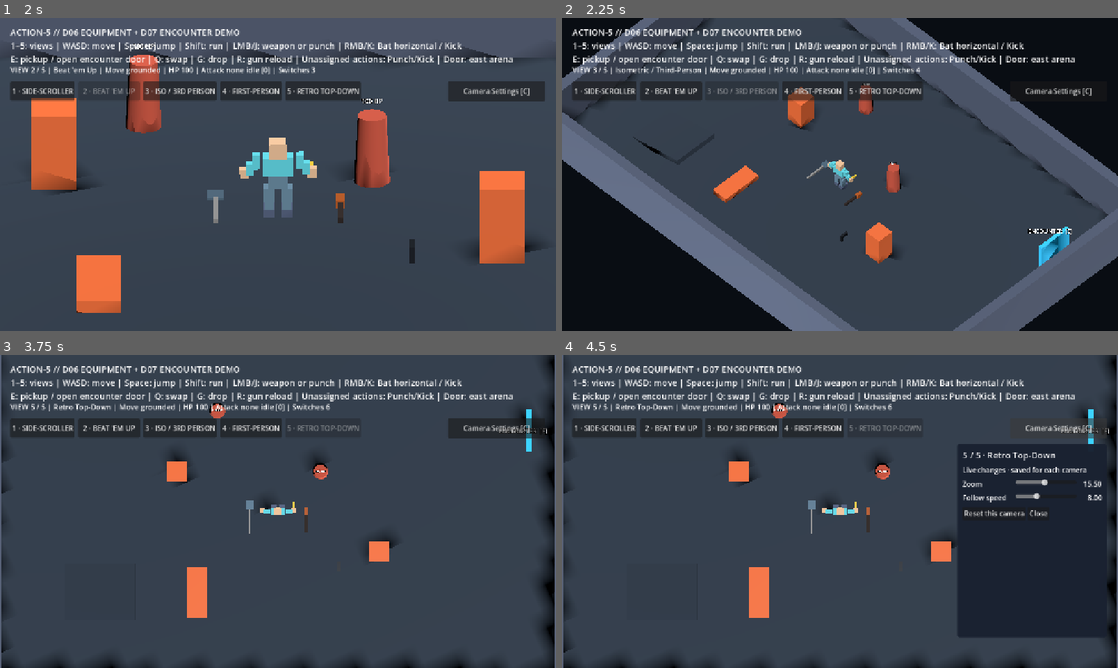
Above: before the commit, frames 1-4 (two rows, left to right).
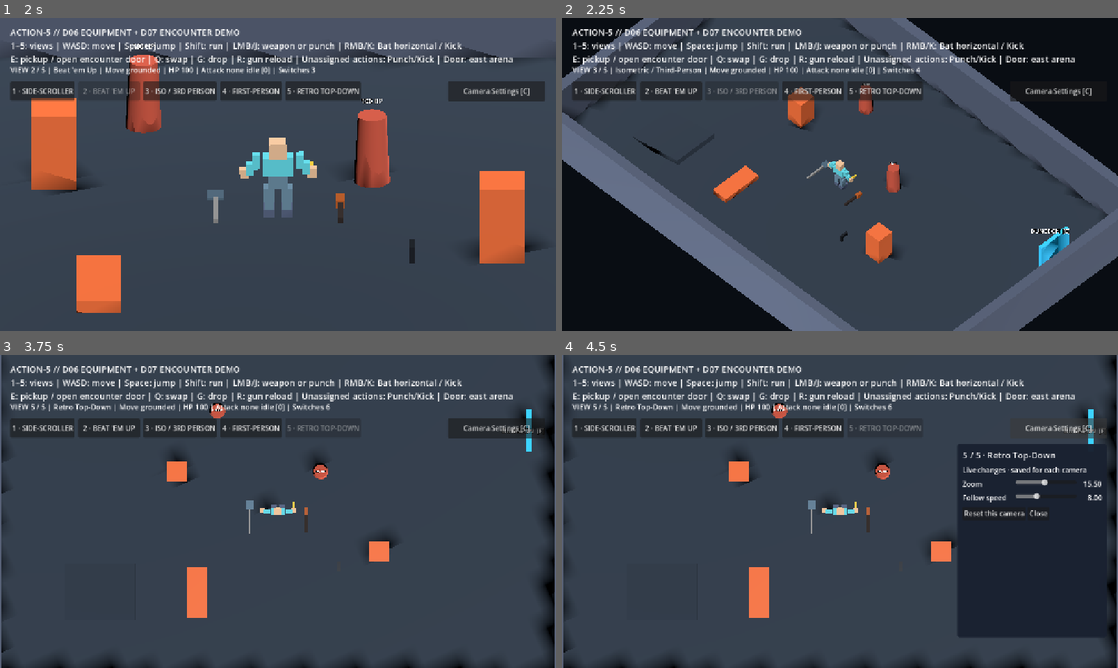
Above: after the commit, the same moments.

Repository: bravado/ACTION-5
Game: Godot game, scene res://demo/main.tscn
Same seed, same stepped clock (60 frames per second), same inputs: the game is played once before the commit and once after it.
Inputs:
- Up to frame 1 (2 s): click "1 · SIDE-SCROLLER" at 0.5 s; click "2 · BEAT 'EM UP" at 1.25 s
- Up to frame 2 (2.25 s): click "3 · ISO / 3RD PERSON" at 2 s
- Up to frame 3 (3.75 s): click "4 · FIRST-PERSON" at 2.75 s; click "5 · RETRO TOP-DOWN" at 3.5 s
- Up to frame 4 (4.5 s): click "Camera Settings [C]" at 4.25 s

Frame 1 is identical in both runs. In frame 2, 0.1% of the frame differs, in the area x 83-92%, y 67-70%; in frame 3, less than 0.1%; in frame 4, less than 0.1%.

Commit message:
feat(d08): keep main and encounter simultaneously loaded with one persistent player and equipment

Diff:
--- a/demo/main.tscn
+++ b/demo/main.tscn
@@ -14,15 +14,14 @@
 
 [ext_resource type="PackedScene" path="res://demo/equipment/gun.tscn" id="12_gun"]
 [ext_resource type="Script" path="res://addons/action5/equipment/weapon_command_input_adapter.gd" id="13_weapon_command"]
-[ext_resource type="Script" path="res://demo/interactions/scene_door.gd" id="14_door"]
-[ext_resource type="PackedScene" path="res://demo/ai/encounter.tscn" id="15_encounter"]
+[ext_resource type="Script" path="res://demo/interactions/world_portal_door.gd" id="14_door"]
+[ext_resource type="PackedScene" path="res://demo/world/encounter_sector.tscn" id="15_encounter"]
 [ext_resource type="Script" path="res://demo/interactions/interact_input.gd" id="16_interaction"]
 [ext_resource type="PackedScene" path="res://demo/ui/death_overlay.tscn" id="17_death"]
-[ext_resource type="Script" path="res://demo/interactions/scene_handoff_receiver.gd" id="18_receiver"]
-
-[ext_resource type="Script" path="res://demo/interactions/world_pickup_state.gd" id="19_world_pickups"]
-
-[ext_resource type="Script" path="res://demo/interactions/scene_visit_state.gd" id="20_scene_state"]
+[ext_resource type="Script" path="res://demo/world/world_session.gd" id="18_session"]
+[ext_resource type="Script" path="res://addons/action5/interactions/interactor.gd" id="19_interactor"]
+[ext_resource type="Script" path="res://demo/interactions/world_pickup.gd" id="20_pickup"]
+[ext_resource type="Script" path="res://demo/interactions/world_switch.gd" id="21_switch"]
 
 [sub_resource type="BoxMesh" id="BoxMesh_floor"]
 size = Vector3(28, 0.4, 18)
@@ -71,6 +70,9 @@
 
 [sub_resource type="BoxShape3D" id="BoxShape3D_step"]
 size = Vector3(1.0, 0.3, 2.5)
+
+[sub_resource type="BoxShape3D" id="DoorShape"]
+size = Vector3(0.24, 2.45, 2.1)
 
 [sub_resource type="BoxMesh" id="DoorMesh"]
 size = Vector3(0.24, 2.45, 2.1)
@@ -196,7 +198,18 @@
 [node name="EncounterDoor" type="Node3D" parent="." groups=["action5_interactable"]]
 position = Vector3(12.4, 0, -4)
 script = ExtResource("14_door")
-destination_scene = ExtResource("15_encounter")
+destination_sector = "encounter"
+
+[node name="Body" type="StaticBody3D" parent="EncounterDoor"]
+
+[node name="CollisionShape3D" type="CollisionShape3D" parent="EncounterDoor/Body"]
+position = Vector3(0, 1.225, 0)
+shape = SubResource("DoorShape")
+
+[node name="NavigationLink3D" type="NavigationLink3D" parent="EncounterDoor"]
+enabled = false
+start_position = Vector3(-1.0, 0, 0)
+end_position = Vector3(1.0, 0, 0)
 
 [node name="DoorMesh" type="MeshInstance3D" parent="EncounterDoor"]
 position = Vector3(0, 1.225, 0)
@@ -205,11 +218,48 @@
 
 [node name="DoorLabel" type="Label3D" parent="EncounterDoor"]
 position = Vector3(-0.28, 2.75, 0)
-text = "ENCOUNTER  [E]"
+text = "DUNGEON  [E]"
 font_size = 44
 pixel_size = 0.007
 billboard = 1
 no_depth_test = true
+
+[node name="EncounterSector" parent="." instance=ExtResource("15_encounter")]
+position = Vector3(36.0, 0, 0)
+
+[node name="ArenaSpawn" type="Marker3D" parent="."]
+position = Vector3(10.0, 0.15, -4.0)
+
+[node name="EncounterSpawn" type="Marker3D" parent="."]
+position = Vector3(40.5, 0.15, 0.0)
+
+[node name="WorldSession" type="Node" parent="."]
+script = ExtResource("18_session")
+encounter_scene = ExtResource("15_encounter")
+
+[node name="Interactor" type="Node" parent="."]
+script = ExtResource("19_interactor")
+
+[node name="BatPickupWorldState" type="Node3D" parent="."]
+script = ExtResource("20_pickup")
+weapon_path = NodePath("../BatPickup")
+
+[node name="ShovelPickupWorldState" type="Node3D" parent="."]
+script = ExtResource("20_pickup")
+weapon_path = NodePath("../ShovelPickup")
+
+[node name="GunPickupWorldState" type="Node3D" parent="."]
+script = ExtResource("20_pickup")
+weapon_path = NodePath("../GunPickup")
+
+[node name="LightSwitch" type="Node3D" parent="." groups=["action5_interactable"]]
+position = Vector3(-9.0, 0, 1.0)
+script = ExtResource("21_switch")
+
+[node name="Light" type="OmniLight3D" parent="LightSwitch"]
+position = Vector3(0, 2.0, 0)
+visible = false
+omni_range = 5.0
 
 [node name="ViewManager" type="Node" parent="."]
 script = ExtResource("3_manager")
@@ -252,7 +302,7 @@
 offset_right = 1160.0
 offset_bottom = 106.0
 theme_override_font_sizes/font_size = 20
-text = "ACTION-5 // D06 EQUIPMENT DEMO\n1–5: views | WASD: move | Space: jump | Shift: run | LMB/J: punch | RMB/K: kick\nE: pickup | Q: swap | G: drop | LMB/RMB/J/K: equipped weapon"
+text = "ACTION-5 // PERSISTENT WORLD\n1–5: views | WASD: move | Space: jump | Shift: run | LMB/J: attack | RMB/K: secondary\nE: pickup/door/switch | Q: swap | G: drop | R: reload"
 
 [node name="Status" type="Label" parent="Hud"]
 offset_left = 24.0
@@ -311,12 +361,3 @@
 script = ExtResource("6_settings")
 
 [node name="DeathOverlay" parent="." instance=ExtResource("17_death")]
-
-[node name="SceneHandoffReceiver" type="Node" parent="."]
-script = ExtResource("18_receiver")
-
-[node name="WorldPickupState" type="Node" parent="."]
-script = ExtResource("19_world_pickups")
-
-[node name="SceneVisitState" type="Node" parent="."]
-script = ExtResource("20_scene_state")
Not shown: 1 places in demo/main.tscn that only renumber resources
